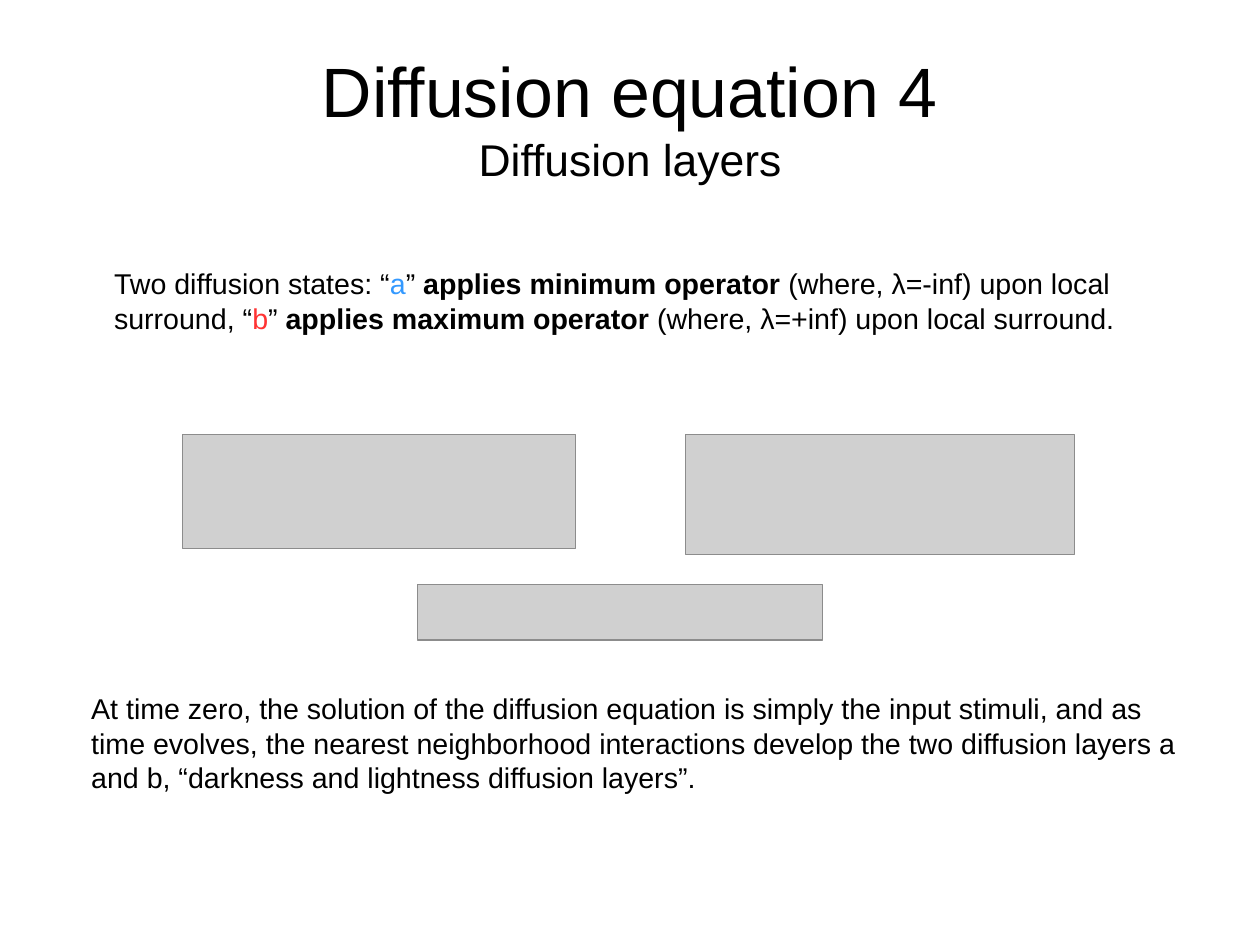
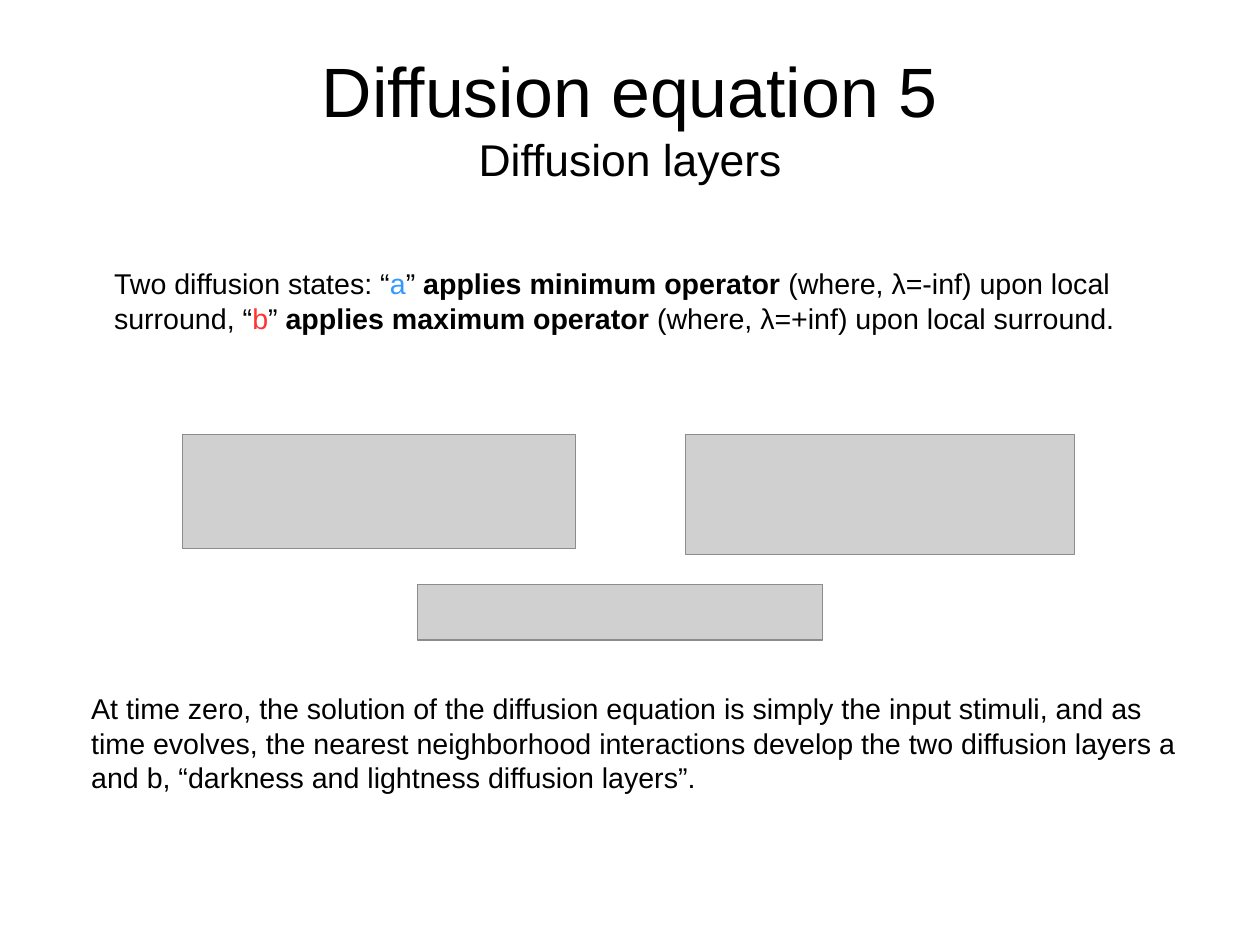
Before and after one commit to TUBvision/contAdapt_francis, a slide deck: slide 8 of Documents/Model descriptions/Dynamic normalization network presentation.odp (slide 7 before the commit). Drawn at 1260x945 pixels with LibreOffice and Linux fonts; fonts in the diff are those of the drawing; grey boxes stand for pictures. Boxes give left, top, right and bottom in pixels: in the first picture for what was removed or moved away, otherwise in the second. Text is boxed around its words. In the diff, an @@ line names an element or a change of style, - is before the commit and + after.

```diff
--- a/Documents/Model descriptions/Dynamic normalization network presentation.odp
+++ b/Documents/Model descriptions/Dynamic normalization network presentation.odp
@@ title at [322, 66, 937, 185]: text changed @@
-Diffusion equation 4
-Diffusion layers
+Diffusion equation 5
+Diffusion layers
```
Also in this commit, not shown: 7 other slides changed, 1 slide added, 1 other file.
